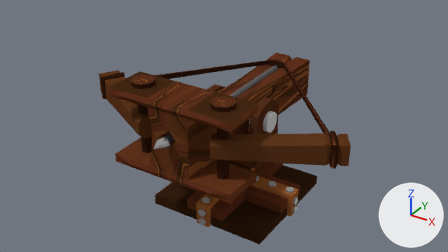
Before and after pictures for a commit that changed the Blender file Ballista mit Texturen_blendet.blend.
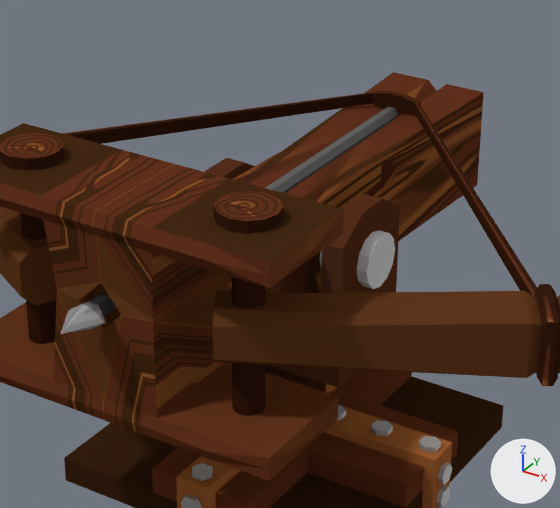
Each version appears first from the file's camera 'Camera', and next in a close-up on the part from 29% to 75% of the width and 10% to 85% of the height. Lighting does not change. The marker at lower right points along +X, +Y and +Z.
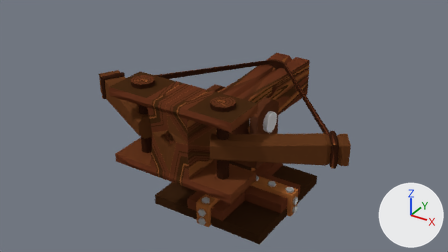
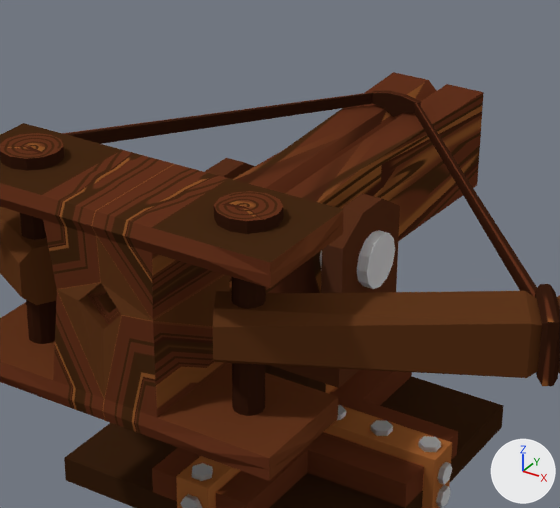
Changed parts and their boxes (x1, y1, x2, y2) in the close-ups (560 x 508 px):
'Cylinder', deleted
    before: (61, 107, 398, 334)

The change in detail:
Object 'Cylinder' (ob_cylinder) is deleted.
